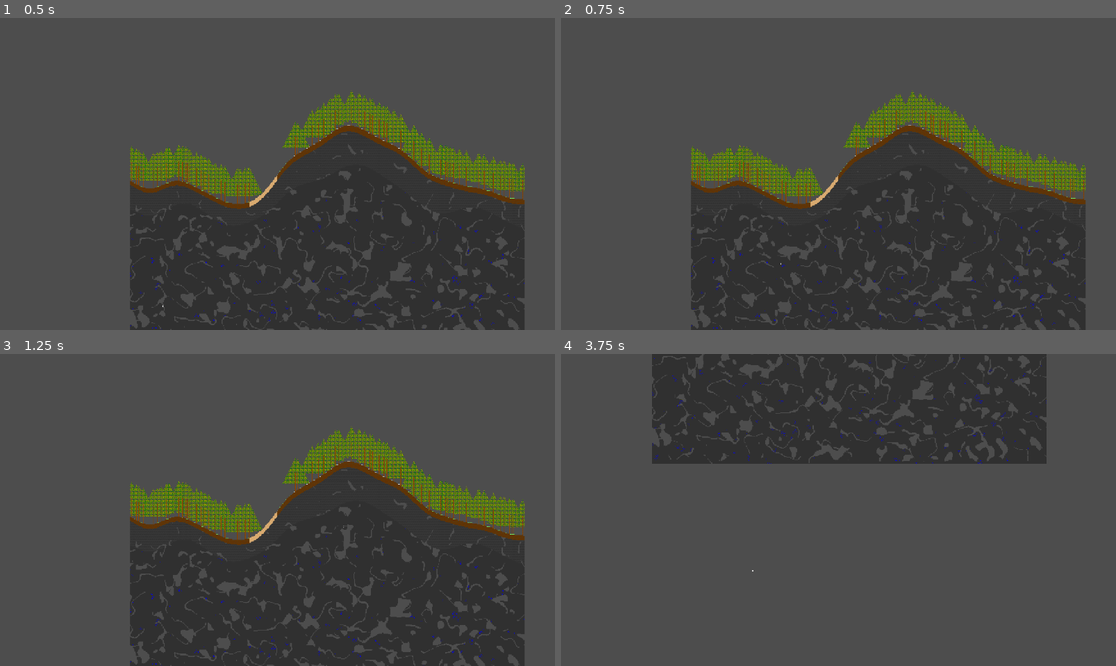
Above: before the commit, frames 1-4 (two rows, left to right).
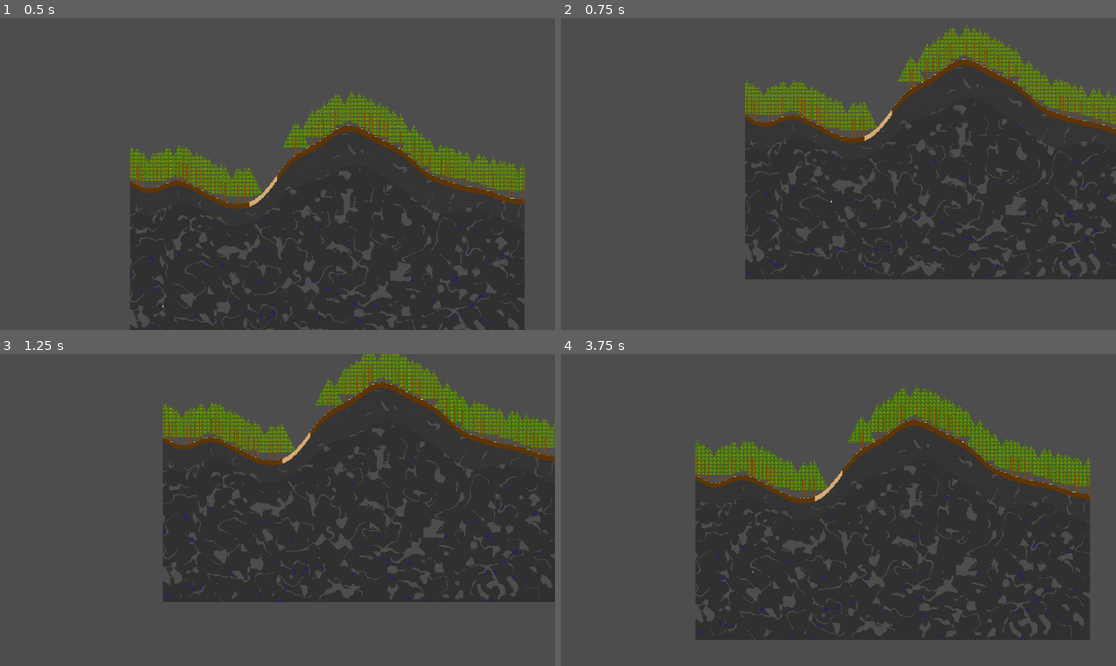
Above: after the commit, the same moments.

Repository: TwigGlenn4/BlockForge
Game: Godot game, scene res://scenes/GameScene/game_scene.tscn
Two runs of this game, one before a commit and one after it. Both use one fixed random seed, a clock stepped at 60 frames per second and the inputs below.
Inputs (mouse positions are in pixels of both pictures, inside the frame that each line leads up to):
- Up to frame 1 (0.5 s): no input
- Up to frame 2 (0.75 s): tap Enter (ui_accept) at 0.5 s; move the mouse to (960, 158) at 0.52 s; hold C (look_at_character) from 0.53 s (still down); click (960, 158) at 0.6 s
- Up to frame 3 (1.25 s): keep holding C (look_at_character); tap Enter (ui_accept) at 0.77 s
- Up to frame 4 (3.75 s): move the mouse to (727, 525) at 1.27 s; release C (look_at_character) at 1.28 s; tap C (look_at_character) at 1.35, 2.3 s; tap Enter (ui_accept) at 1.52, 3.02, 3.5 s; click (727, 525) at 1.55 s; move the mouse to (894, 441) at 2.02 s; hold Down (camera_pan_down) 2.03-2.78 s; move the mouse to (810, 572) at 2.77 s; tap Left (camera_pan_left) at 2.85 s; click (810, 572) at 3.05 s; move the mouse to (1005, 556) at 3.52 s; hold Right (camera_pan_right) from 3.53 s (still down)

Frame 1 is identical in both runs. In frame 2, 35% of the frame differs, in the area x 23-100%, y 2-100%; in frame 3, 38%; in frame 4, 52%, in the area x 16-96%, y 0-92%.

Commit message:
'C' to look at character

Diff:
--- a/classes/interacter.gd
+++ b/classes/interacter.gd
@@ -37,7 +37,7 @@
     position = position.lerp(lerp_target, lerp_timer)
     # print("lerped to "+str(position))
     if position == Vector2(lerp_target):
-      print("lerp done, delta = "+str(delta))
+      # print("lerp done, delta = "+str(delta))
       lerp_timer = 0
       lerp_target = Vector2i(-1,-1)
 
@@ -68,14 +68,16 @@
 
   if Input.is_action_pressed("look_at_portal"): # centers camera on bottom block of portal anim
     _move_to_block(world.world_portal_pos)
-
+  if Input.is_action_pressed("look_at_character"):
+    # print("moving to character")
+    _move_to_block(selected_character.current_pos)
 
   if Input.is_action_just_pressed("click"):
     var click_pos:Vector2 = get_global_mouse_position()
-    print("click_pos = "+str(click_pos))
+    # print("click_pos = "+str(click_pos))
 
     var block_pos:Vector2i = Helpers.pos_pixel_to_block(click_pos)
-    print("block_pos = "+str(block_pos))
+    # print("Clicked at "+str(block_pos))
     selected_character._set_target_pos(block_pos)
 
 
